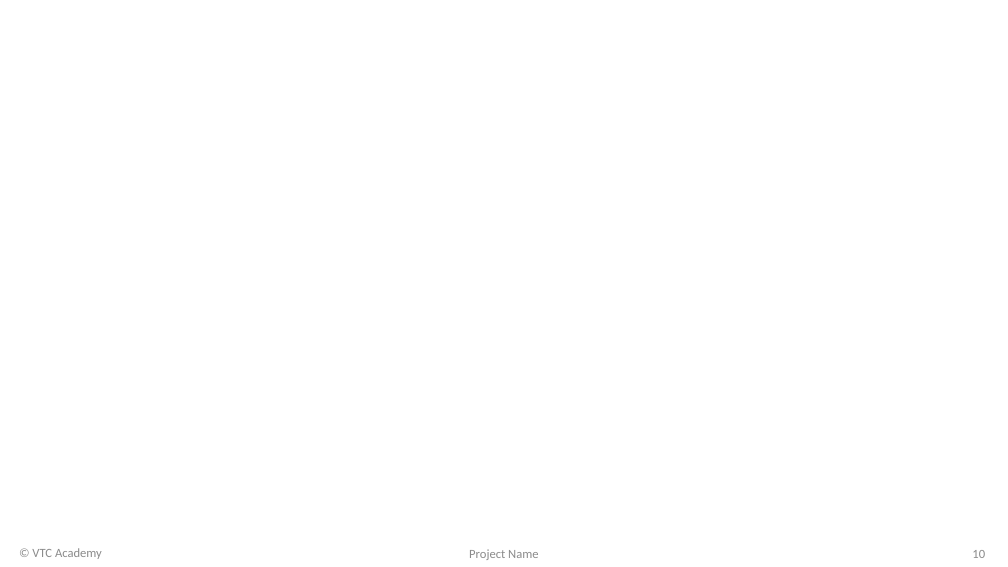
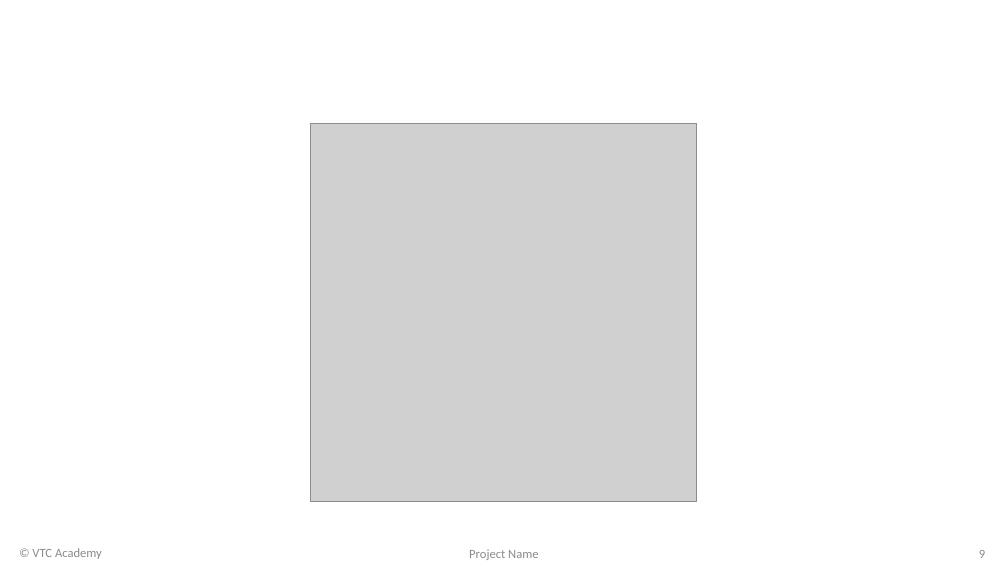
Before and after one commit to MinhMeo412/quan_ly_kho_hang, a slide deck: slide 9 of docs/ProjectReport/ProjectSlide.pptx (slide 10 before the commit). Drawn at 1008x567 pixels with LibreOffice and Linux fonts; fonts in the diff are those of the drawing; grey boxes stand for pictures; background and template pictures are left out. Boxes give left, top, right and bottom in pixels: in the first picture for what was removed or moved away, otherwise in the second. Text is boxed around its words. In the diff, an @@ line names an element or a change of style, - is before the commit and + after.

```diff
--- a/docs/ProjectReport/ProjectSlide.pptx
+++ b/docs/ProjectReport/ProjectSlide.pptx
@@ picture added at [310, 123, 696, 502] @@
@@ page number at [979, 550, 985, 558]: text changed @@
-10
+9
```
Also in this commit, not shown: 6 other slides changed, 1 slide removed.
